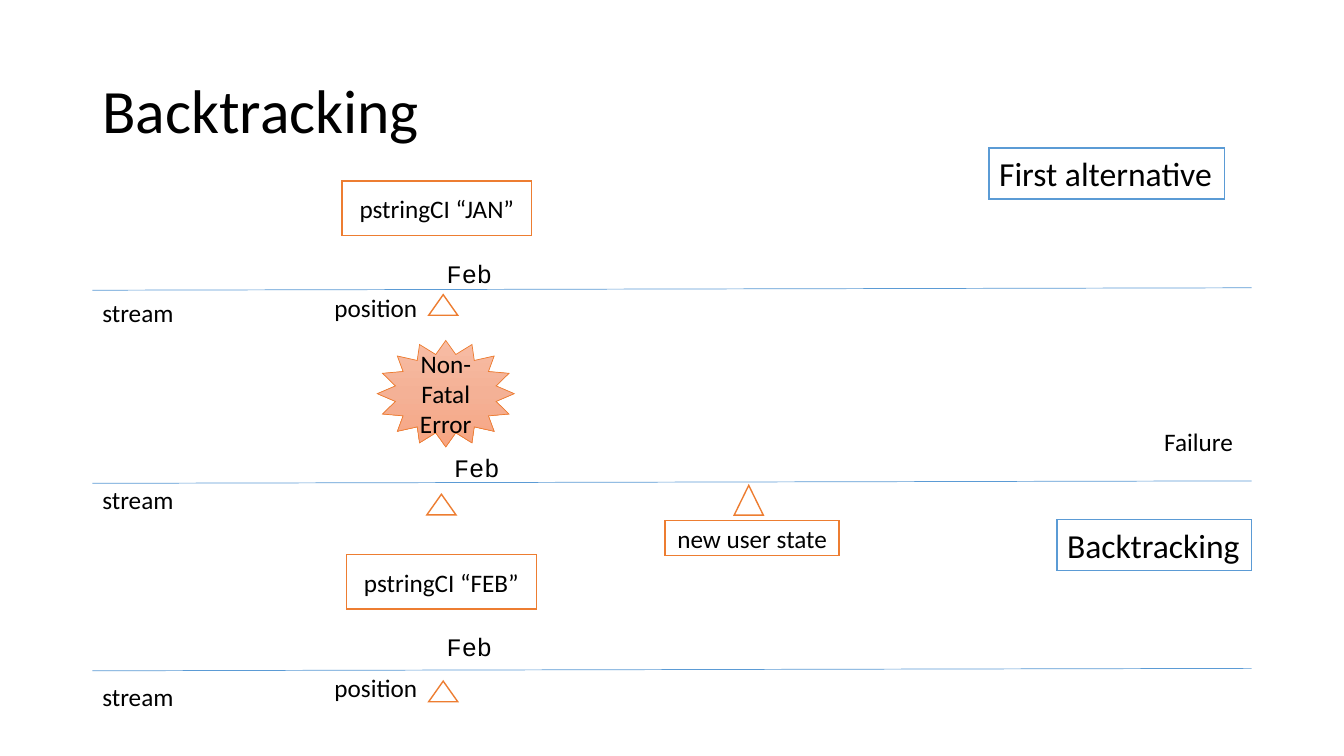
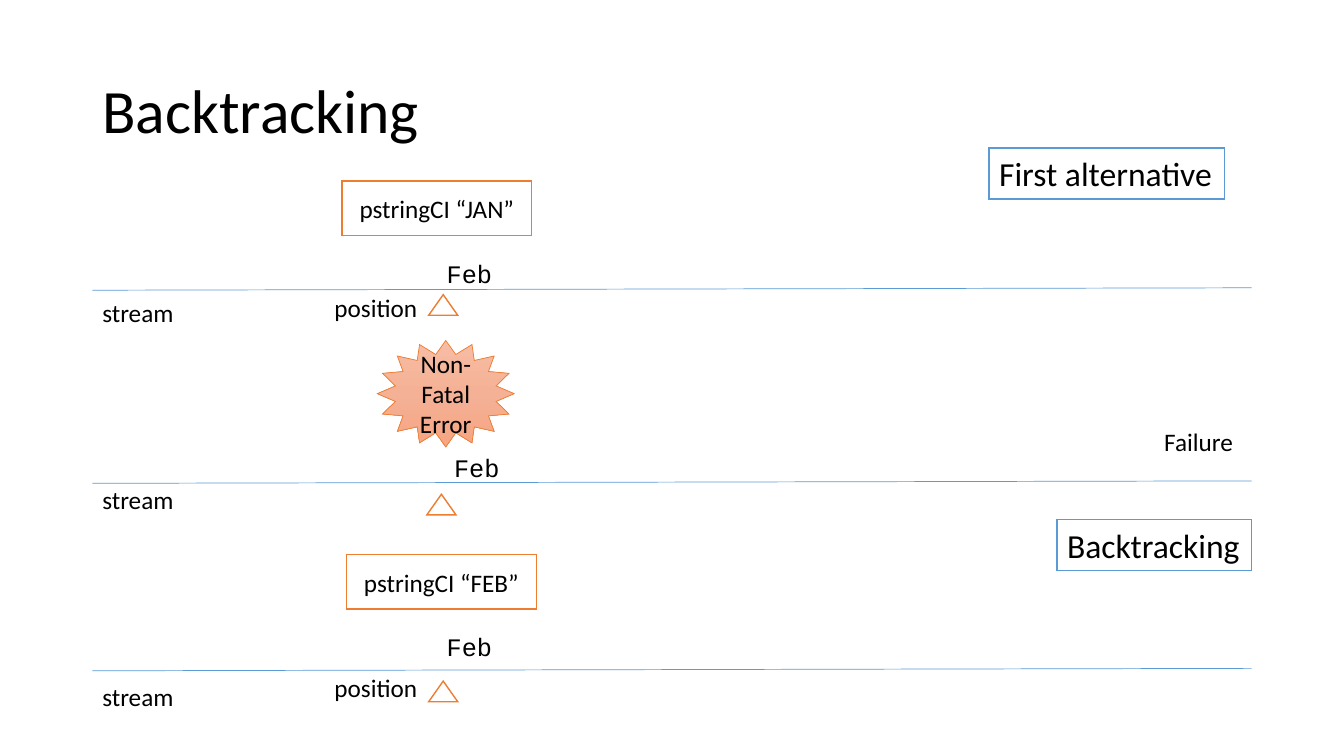
Before and after one commit to atiboros/PracticalFParsec, a slide deck: slide 22 of Slides/Practical FParsec V2.pptx (slide 16 before the commit). Drawn at 1344x756 pixels with LibreOffice and Linux fonts; fonts in the diff are those of the drawing. Boxes give left, top, right and bottom in pixels: in the first picture for what was removed or moved away, otherwise in the second. Text is boxed around its words. In the diff, an @@ line names an element or a change of style, - is before the commit and + after.

```diff
--- a/Slides/Practical FParsec V2.pptx
+++ b/Slides/Practical FParsec V2.pptx
@@ triangle removed at bbox=[734, 486, 763, 516] @@
@@ rectangle removed at bbox=[665, 520, 840, 556] @@
-new user state
```
Also in this commit, not shown: 2 other slides changed, 8 slides added, 2 slides removed, 2 other files.
